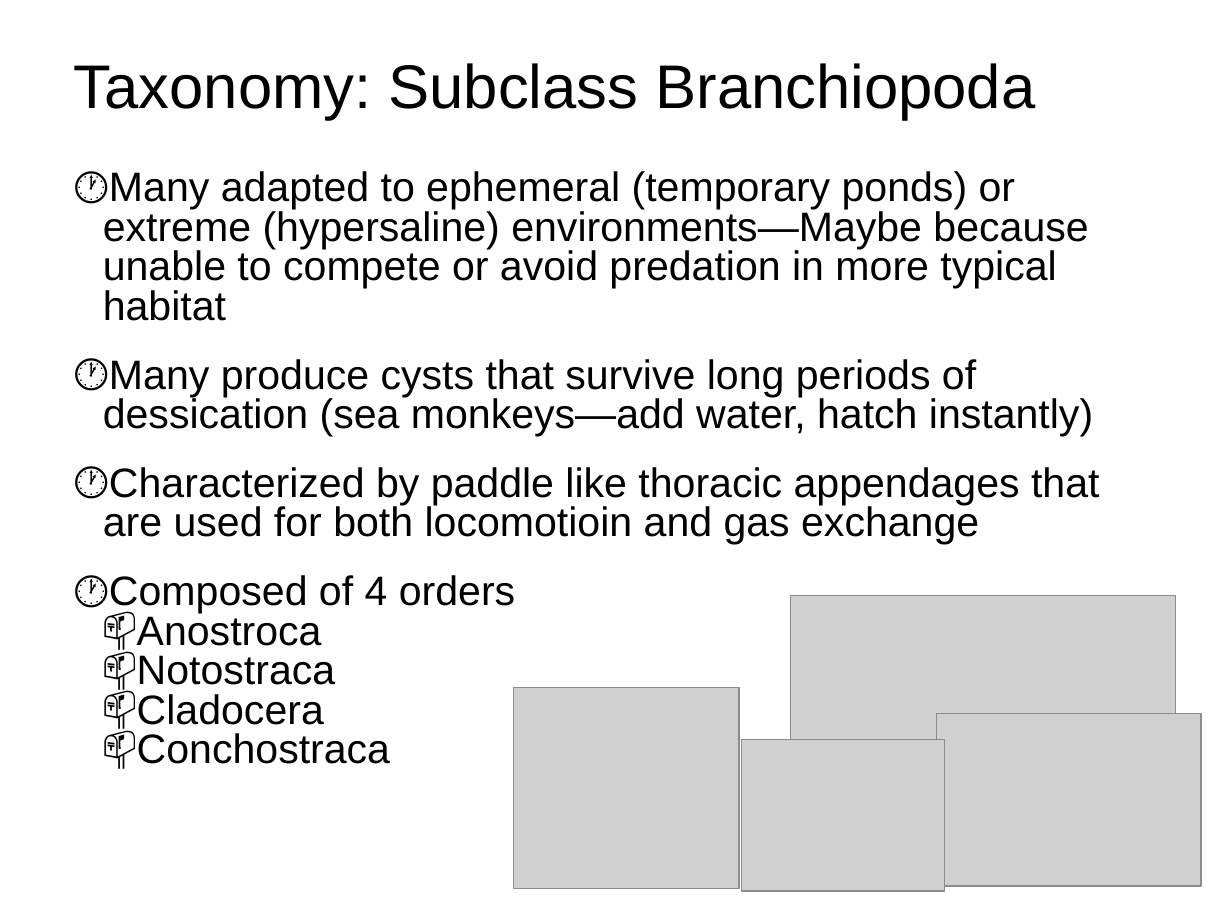
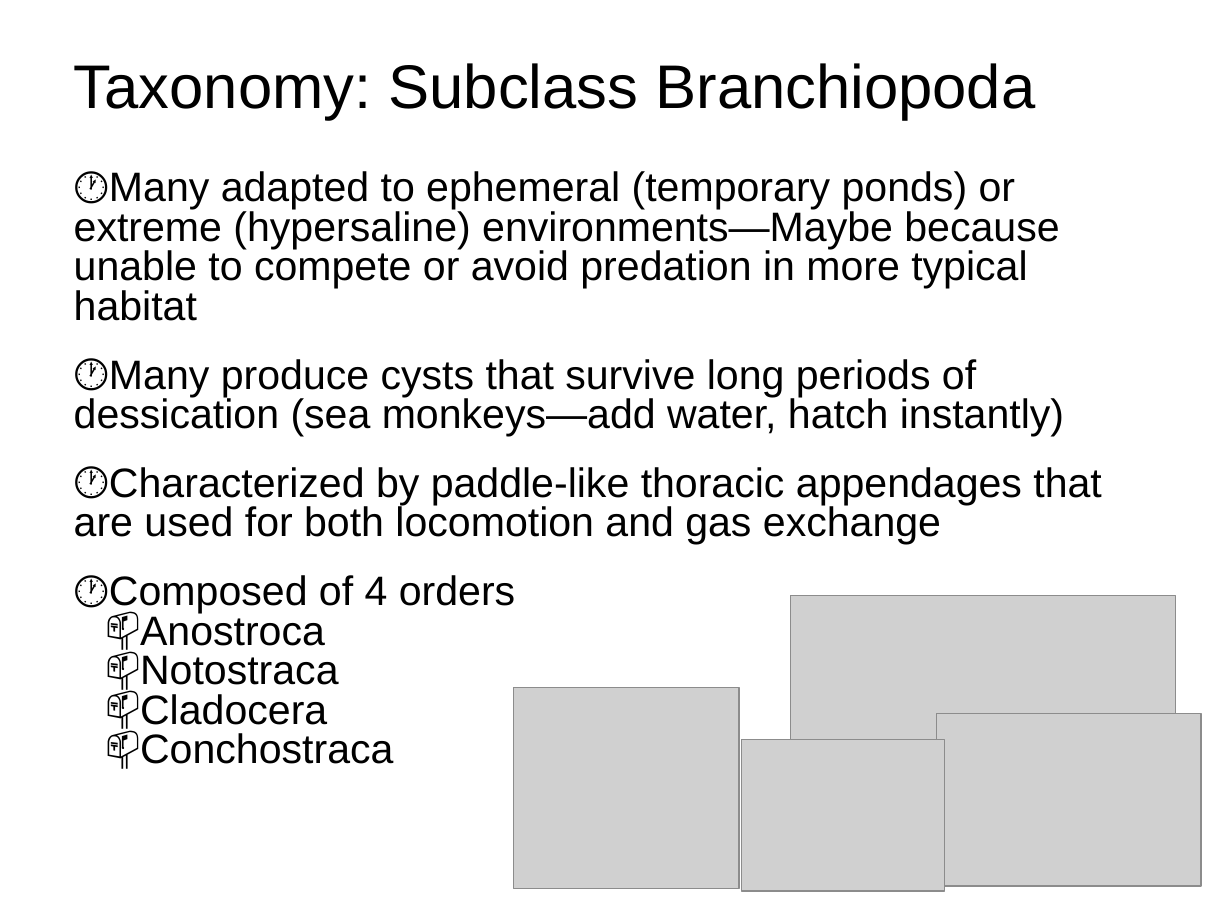
Before and after one commit to sr320/course-fish310-2015, a slide deck: slide 15 of Lab-Slides/Arthropod_devlopment_senses_taxonomy_2015b.pptx. Drawn at 1232x924 pixels with LibreOffice and Linux fonts; fonts in the diff are those of the drawing; grey boxes stand for pictures. Boxes give left, top, right and bottom in pixels: in the first picture for what was removed or moved away, otherwise in the second. Text is boxed around its words. In the diff, an @@ line names an element or a change of style, - is before the commit and + after.

```diff
--- a/Lab-Slides/Arthropod_devlopment_senses_taxonomy_2015b.pptx
+++ b/Lab-Slides/Arthropod_devlopment_senses_taxonomy_2015b.pptx
@@ text at [74, 467, 1101, 545]: text changed @@
-🕐 Characterized by paddle like thoracic appendages that are used for both locomotioin and gas exchange
+🕐 Characterized by paddle-like thoracic appendages that are used for both locomotion and gas exchange
@@ text at [140, 612, 393, 764]: indent changed @@
```
Also in this commit, not shown: 8 other slides changed, 2 other files.
